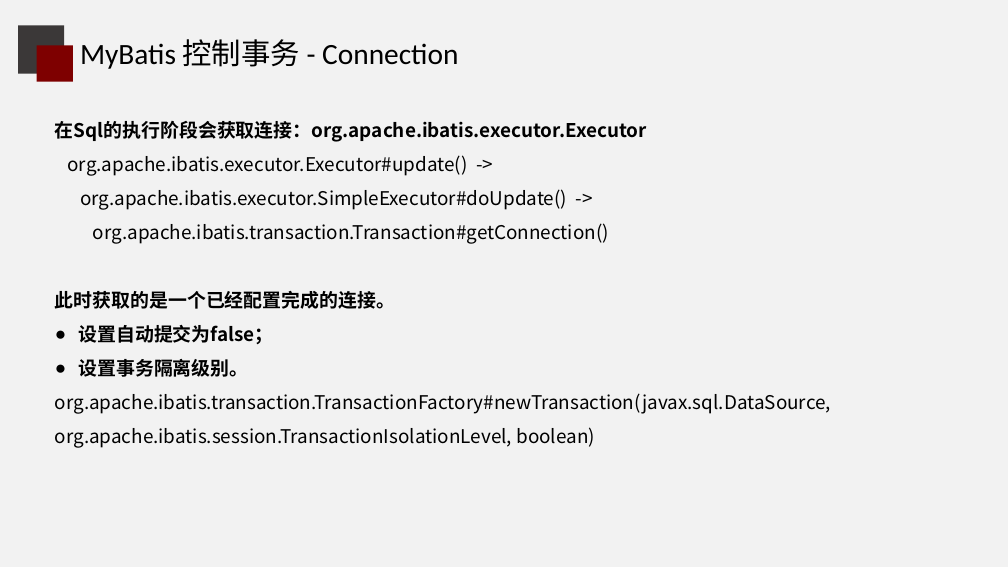
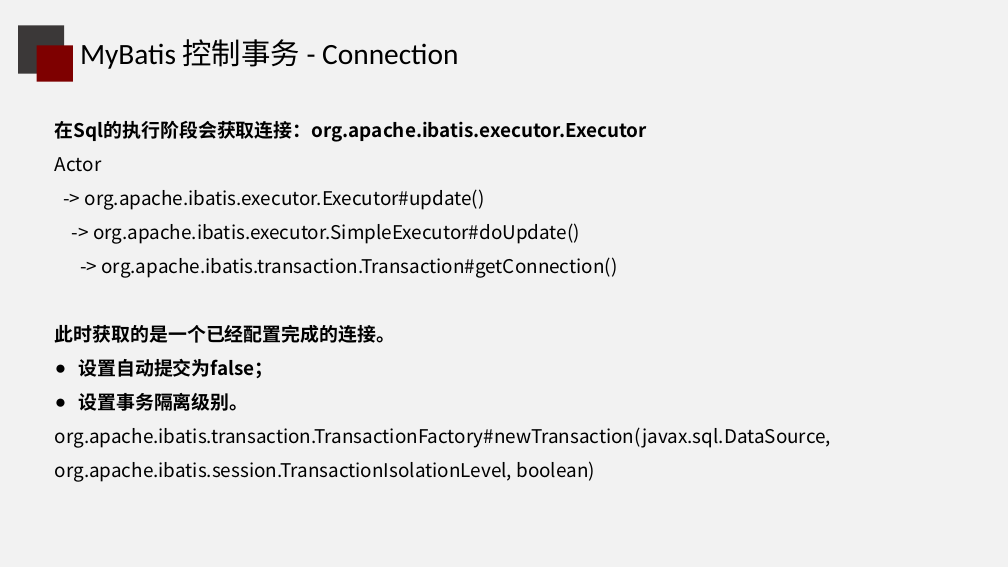
Before and after one commit to zhanjinhao/learn-spring-aop, a slide deck: slide 8 of spring-aop-tx-usage/Spring事务原理分享.pptx. Drawn at 1008x567 pixels with LibreOffice and Linux fonts; fonts in the diff are those of the drawing; background and template pictures are left out. Boxes give left, top, right and bottom in pixels: in the first picture for what was removed or moved away, otherwise in the second. Text is boxed around its words. In the diff, an @@ line names an element or a change of style, - is before the commit and + after.

Commit message:
modify ppt.

```diff
--- a/spring-aop-tx-usage/Spring事务原理分享.pptx
+++ b/spring-aop-tx-usage/Spring事务原理分享.pptx
@@ text at <box>55,157,617,278</box>: text changed @@
-org.apache.ibatis.executor.Executor#update() ->
-org.apache.ibatis.executor.SimpleExecutor#doUpdate() ->
-org.apache.ibatis.transaction.Transaction#getConnection()
+Actor
+-> org.apache.ibatis.executor.Executor#update()
+-> org.apache.ibatis.executor.SimpleExecutor#doUpdate()
+-> org.apache.ibatis.transaction.Transaction#getConnection()
```
Also in this commit, not shown: 4 other slides changed, 14 slides added, 7 slides removed, 1 other file.
